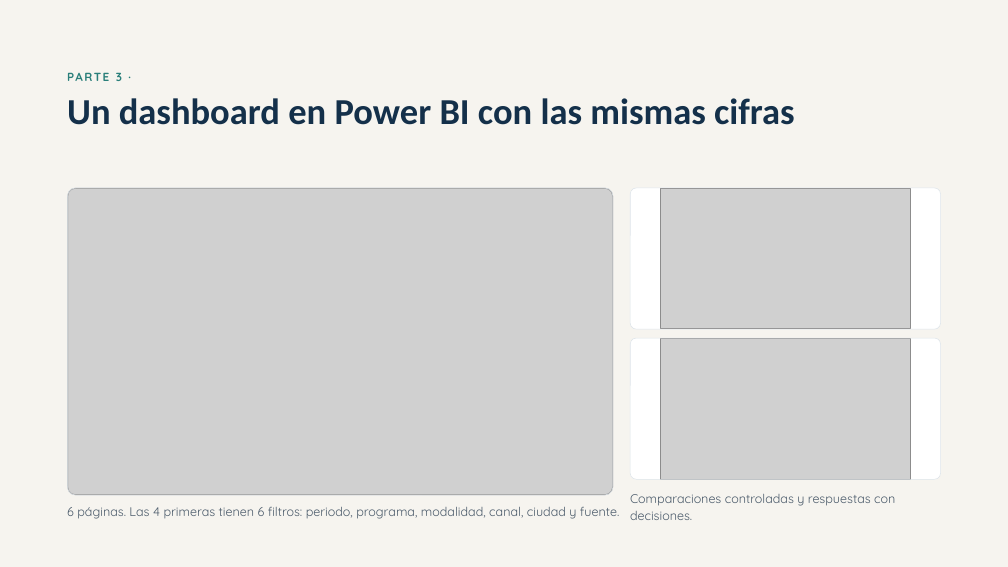
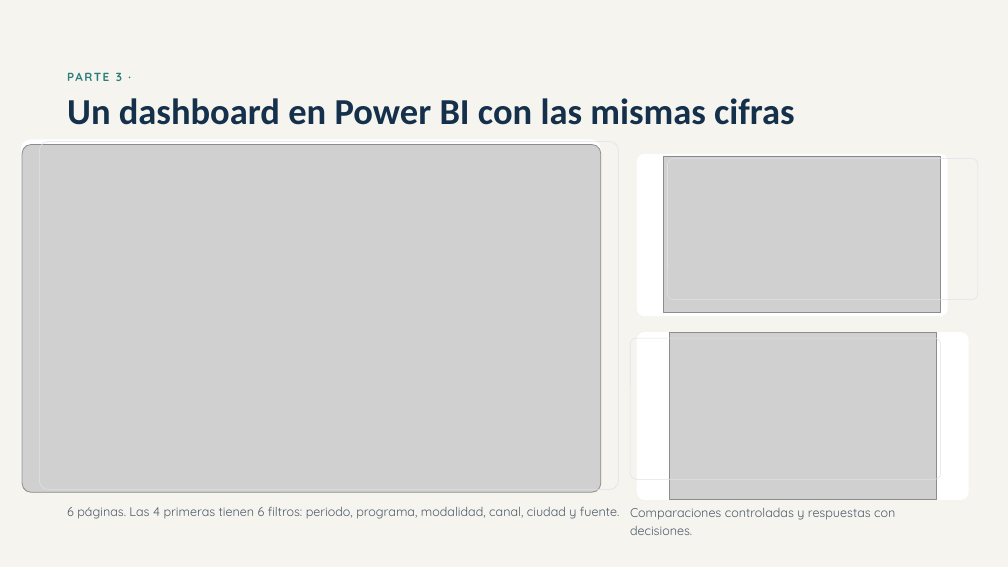
Before and after one commit to vivi-25-P/Analitica_Admisiones_Universitarias, a slide deck: slide 13 of presentacion/Sustentación analítica de admisiones del Instituto Universitario Horizonte.pptx. Drawn at 1008x567 pixels with LibreOffice and Linux fonts; fonts in the diff are those of the drawing; grey boxes stand for pictures. Boxes give left, top, right and bottom in pixels: in the first picture for what was removed or moved away, otherwise in the second. Text is boxed around its words. In the diff, an @@ line names an element or a change of style, - is before the commit and + after.

Commit message:
feat(entrega): agregar entregables del caso 2 y ajustes del dashboard

```diff
--- a/presentacion/Sustentación analítica de admisiones del Instituto Universitario Horizonte.pptx
+++ b/presentacion/Sustentación analítica de admisiones del Instituto Universitario Horizonte.pptx
@@ rounded rectangle: place and size @@
-rounded rectangle at <box>67,188,613,495</box>
+rounded rectangle at <box>21,139,601,488</box>
@@ picture: place and size @@
-picture at <box>68,188,613,495</box>
+picture at <box>22,144,601,492</box>
@@ rounded rectangle: place and size @@
-rounded rectangle at <box>67,188,613,495</box>
+rounded rectangle at <box>39,141,619,490</box>
@@ rounded rectangle: place and size @@
-rounded rectangle at <box>630,188,941,330</box>
+rounded rectangle at <box>637,154,948,316</box>
@@ picture: place and size @@
-picture at <box>661,188,910,329</box>
+picture at <box>664,156,941,312</box>
@@ rounded rectangle: place and size @@
-rounded rectangle at <box>631,188,941,330</box>
+rounded rectangle at <box>668,159,978,300</box>
@@ rounded rectangle: place and size @@
-rounded rectangle at <box>630,338,941,480</box>
+rounded rectangle at <box>637,332,969,500</box>
@@ picture: place and size @@
-picture at <box>661,339,910,479</box>
+picture at <box>670,333,937,499</box>
@@ text "Comparaciones controladas y respuestas con ...": place and size @@
-text "Comparaciones controladas y respuestas con ..." at <box>630,494,895,520</box>
+text "Comparaciones controladas y respuestas con ..." at <box>630,508,895,535</box>
```
Also in this commit, not shown: 1 other slide changed, 35 other files.
